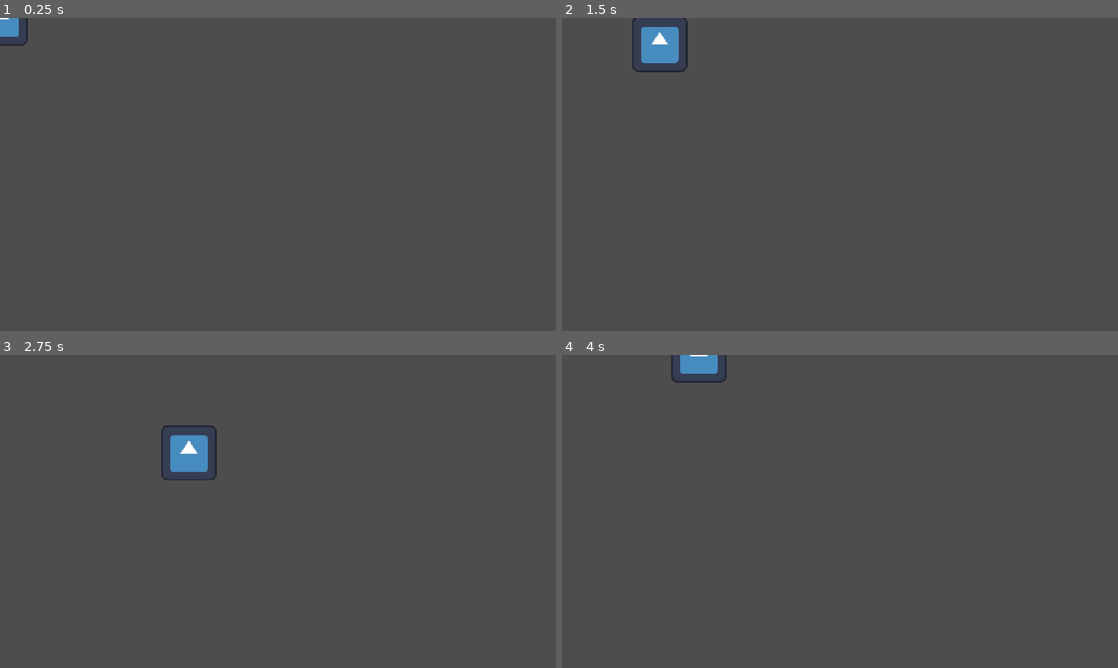
Above: before the commit, frames 1-4 (two rows, left to right).
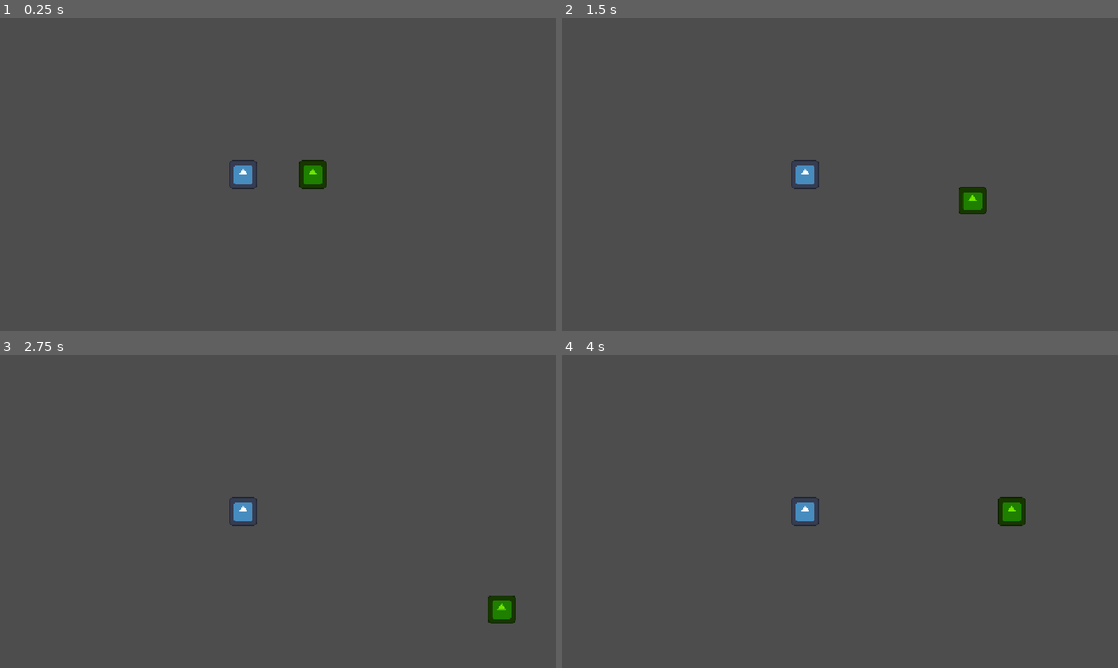
Above: after the commit, the same moments.

Repository: Herovero/CandlesOut
Game: Godot game, scene res://Scenes/main.tscn
The game is run twice, just before and just after one commit, with the same random seed, the same clock (stepped at 60 frames per second) and the same inputs. The engine's default icon, where the game draws it, is replaced by a stand-in: a white triangle on a blue panel in a dark square.
Inputs:
- Up to frame 1 (0.25 s): no input
- Up to frame 2 (1.5 s): tap Enter at 0.5 s; hold Right (ui_right) 0.53-1.28 s; hold Down (ui_down) from 1.28 s (still down)
- Up to frame 3 (2.75 s): release Down (ui_down) at 2.03 s; hold Right (ui_right) from 2.03 s (still down)
- Up to frame 4 (4 s): release Right (ui_right) at 2.78 s; hold Up (ui_up) 2.78-3.53 s; hold Left (ui_left) from 3.53 s (still down)

The runs differ from the first frame. In frame 1, 1.0% of the frame differs, in the area x 0-59%, y 0-55%; in frame 2, 1.7%; in frame 3, 1.7%, in the area x 29-93%, y 22-86%; in frame 4, 1.3%.

Commit message:
Player1 and Player2 can move

Diff:
--- a/Scenes/main.tscn
+++ b/Scenes/main.tscn
@@ -1,7 +1,20 @@
 [gd_scene format=3 uid="uid://b4jda3svu4fmh"]
 
-[ext_resource type="PackedScene" uid="uid://c4sy607bwof83" path="res://Scenes/player1.tscn" id="1_jjgbg"]
+[ext_resource type="PackedScene" uid="uid://c4sy607bwof83" path="res://Scenes/player.tscn" id="1_jjgbg"]
 
 [node name="main" type="Node2D" unique_id=1941177541]
 
-[node name="CharacterBody2D" parent="." unique_id=687220319 instance=ExtResource("1_jjgbg")]
+[node name="Player1" parent="." unique_id=687220319 instance=ExtResource("1_jjgbg")]
+position = Vector2(-80, 0)
+
+[node name="Player2" parent="." unique_id=771985895 instance=ExtResource("1_jjgbg")]
+position = Vector2(80, 0)
+input_prefix = "p2_"
+
+[node name="Sprite2D" parent="Player2" index="0" unique_id=488149044]
+self_modulate = Color(0.4305942, 0.9065291, 2.695322e-06, 1)
+
+[node name="Camera2D" type="Camera2D" parent="." unique_id=1658536604]
+
+[editable path="Player1"]
+[editable path="Player2"]
--- a/Scenes/player1.tscn
+++ b/Scenes/player.tscn
@@ -4,12 +4,13 @@
 [ext_resource type="Texture2D" uid="uid://b7fvyw61qmnl7" path="res://icon.svg" id="2_rliju"]
 
 [sub_resource type="CircleShape2D" id="CircleShape2D_l2cxq"]
-radius = 70.0
+radius = 34.36568
 
-[node name="CharacterBody2D" type="CharacterBody2D" unique_id=687220319]
+[node name="Player" type="CharacterBody2D" unique_id=687220319]
 script = ExtResource("1_ndhuy")
 
 [node name="Sprite2D" type="Sprite2D" parent="." unique_id=488149044]
+scale = Vector2(0.5, 0.5)
 texture = ExtResource("2_rliju")
 
 [node name="CollisionShape2D" type="CollisionShape2D" parent="." unique_id=1487779076]
--- /dev/null
+++ b/Scripts/Global.gd
@@ -0,0 +1,11 @@
+extends Node
+
+
+# Called when the node enters the scene tree for the first time.
+func _ready():
+	pass # Replace with function body.
+
+
+# Called every frame. 'delta' is the elapsed time since the previous frame.
+func _process(delta):
+	pass
--- /dev/null
+++ b/Scripts/SignalBus.gd
@@ -0,0 +1,11 @@
+extends Node
+
+
+# Called when the node enters the scene tree for the first time.
+func _ready():
+	pass # Replace with function body.
+
+
+# Called every frame. 'delta' is the elapsed time since the previous frame.
+func _process(delta):
+	pass
--- a/Scripts/player.gd
+++ b/Scripts/player.gd
@@ -1,13 +1,17 @@
 extends CharacterBody2D
 
-@export var speed = 300.0
+@export var input_prefix: String = "p1_"
+@export var speed: float = 300.0
 
 func _physics_process(_delta):
-	# Get input direction (-1, 0, or 1 for both axes)
-	var direction = Input.get_vector("ui_left", "ui_right", "ui_up", "ui_down")
+	# Construct the action names dynamically
+	var move_left = input_prefix + "move_left"
+	var move_right = input_prefix + "move_right"
+	var move_up = input_prefix + "move_up"
+	var move_down = input_prefix + "move_down"
 
-	# Apply movement
+	# Get the vector based on the dynamic names
+	var direction = Input.get_vector(move_left, move_right, move_up, move_down)
+
 	velocity = direction * speed
-
-	# move_and_slide uses the 'velocity' property automatically
 	move_and_slide()
--- a/project.godot
+++ b/project.godot
@@ -15,11 +15,59 @@
 config/features=PackedStringArray("4.6", "Forward Plus")
 config/icon="res://icon.svg"
 
+[autoload]
+
+Global="*uid://8v5wss64fddf"
+SignalBus="*uid://dcigyssxuhf46"
+
 [display]
 
 window/size/viewport_width=1280
 window/size/viewport_height=720
 window/stretch/mode="canvas_items"
+
+[input]
+
+p1_move_up={
+"deadzone": 0.2,
+"events": [Object(InputEventKey,"resource_local_to_scene":false,"resource_name":"","device":-1,"window_id":0,"alt_pressed":false,"shift_pressed":false,"ctrl_pressed":false,"meta_pressed":false,"pressed":false,"keycode":0,"physical_keycode":87,"key_label":0,"unicode":119,"location":0,"echo":false,"script":null)
+]
+}
+p1_move_down={
+"deadzone": 0.2,
+"events": [Object(InputEventKey,"resource_local_to_scene":false,"resource_name":"","device":-1,"window_id":0,"alt_pressed":false,"shift_pressed":false,"ctrl_pressed":false,"meta_pressed":false,"pressed":false,"keycode":0,"physical_keycode":83,"key_label":0,"unicode":115,"location":0,"echo":false,"script":null)
+]
+}
+p1_move_left={
+"deadzone": 0.2,
+"events": [Object(InputEventKey,"resource_local_to_scene":false,"resource_name":"","device":-1,"window_id":0,"alt_pressed":false,"shift_pressed":false,"ctrl_pressed":false,"meta_pressed":false,"pressed":false,"keycode":0,"physical_keycode":65,"key_label":0,"unicode":97,"location":0,"echo":false,"script":null)
+]
+}
+p1_move_right={
+"deadzone": 0.2,
+"events": [Object(InputEventKey,"resource_local_to_scene":false,"resource_name":"","device":-1,"window_id":0,"alt_pressed":false,"shift_pressed":false,"ctrl_pressed":false,"meta_pressed":false,"pressed":false,"keycode":0,"physical_keycode":68,"key_label":0,"unicode":100,"location":0,"echo":false,"script":null)
+]
+}
+p2_move_up={
+"deadzone": 0.2,
+"events": [Object(InputEventKey,"resource_local_to_scene":false,"resource_name":"","device":-1,"window_id":0,"alt_pressed":false,"shift_pressed":false,"ctrl_pressed":false,"meta_pressed":false,"pressed":false,"keycode":0,"physical_keycode":4194320,"key_label":0,"unicode":0,"location":0,"echo":false,"script":null)
+]
+}
+p2_move_down={
+"deadzone": 0.2,
+"events": [Object(InputEventKey,"resource_local_to_scene":false,"resource_name":"","device":-1,"window_id":0,"alt_pressed":false,"shift_pressed":false,"ctrl_pressed":false,"meta_pressed":false,"pressed":false,"keycode":0,"physical_keycode":4194322,"key_label":0,"unicode":0,"location":0,"echo":false,"script":null)
+]
+}
+p2_move_left={
+"deadzone": 0.2,
+"events": [Object(InputEventKey,"resource_local_to_scene":false,"resource_name":"","device":-1,"window_id":0,"alt_pressed":false,"shift_pressed":false,"ctrl_pressed":false,"meta_pressed":false,"pressed":false,"keycode":0,"physical_keycode":4194319,"key_label":0,"unicode":0,"location":0,"echo":false,"script":null)
+]
+}
+p2_move_right={
+"deadzone": 0.2,
+"events": [Object(InputEventKey,"resource_local_to_scene":false,"resource_name":"","device":-1,"window_id":0,"alt_pressed":false,"shift_pressed":false,"ctrl_pressed":false,"meta_pressed":false,"pressed":false,"keycode":0,"physical_keycode":4194321,"key_label":0,"unicode":0,"location":0,"echo":false,"script":null)
+]
+}
 
 [physics]
 
Not shown, added: Scripts/Global.gd.uid
Not shown, added: Scripts/SignalBus.gd.uid
